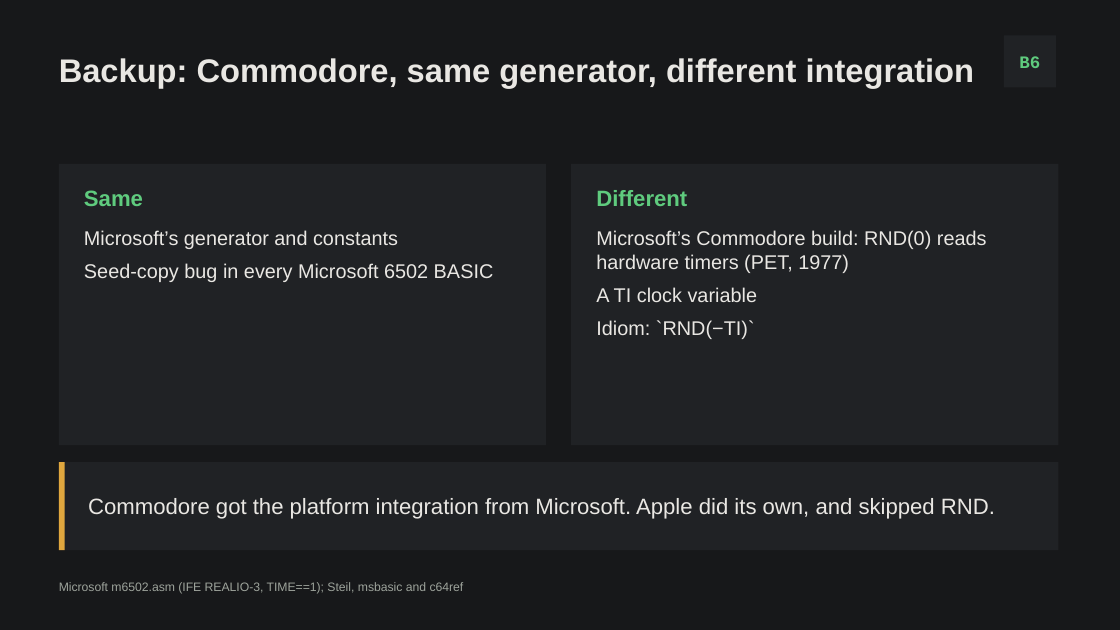
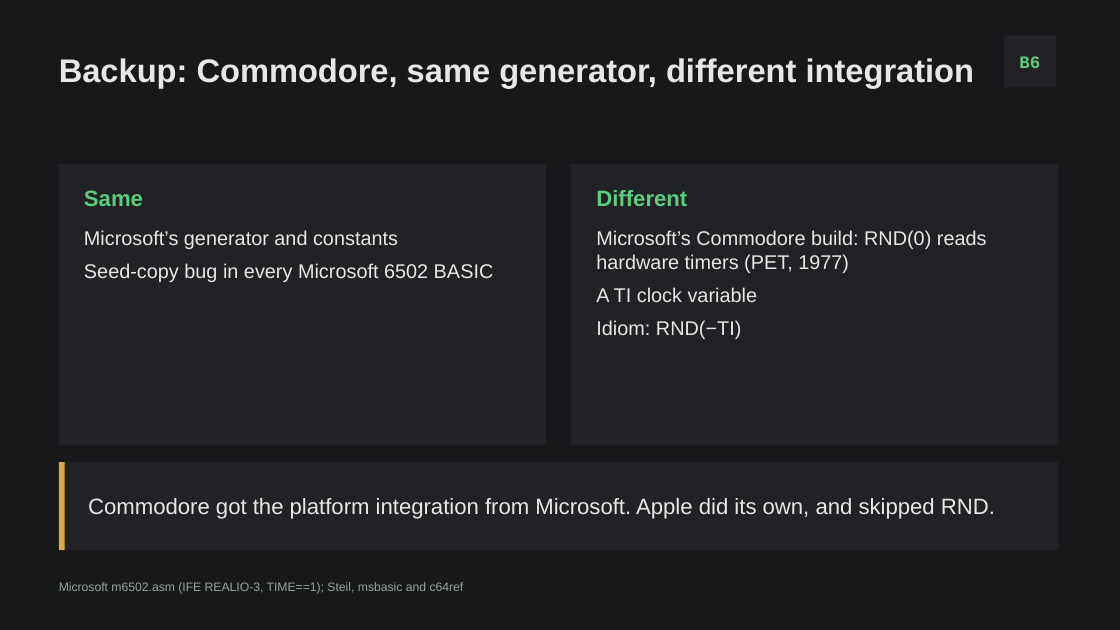
Before and after one commit to seanmichclarke/apple-ii, a slide deck: slide 26 of deliverables/02_new_deck/Applesoft_Loaded_Dice_EXPANDED.pptx. Drawn at 1120x630 pixels with LibreOffice and Linux fonts; fonts in the diff are those of the drawing. Boxes give left, top, right and bottom in pixels: in the first picture for what was removed or moved away, otherwise in the second. Text is boxed around its words. In the diff, an @@ line names an element or a change of style, - is before the commit and + after.

```diff
--- a/deliverables/02_new_deck/Applesoft_Loaded_Dice_EXPANDED.pptx
+++ b/deliverables/02_new_deck/Applesoft_Loaded_Dice_EXPANDED.pptx
@@ text at (596,320,741,339): text changed @@
-Idiom: `RND(−TI)`
+Idiom: RND(−TI)
```
Also in this commit, not shown: 5 other slides changed, 4 other files.
